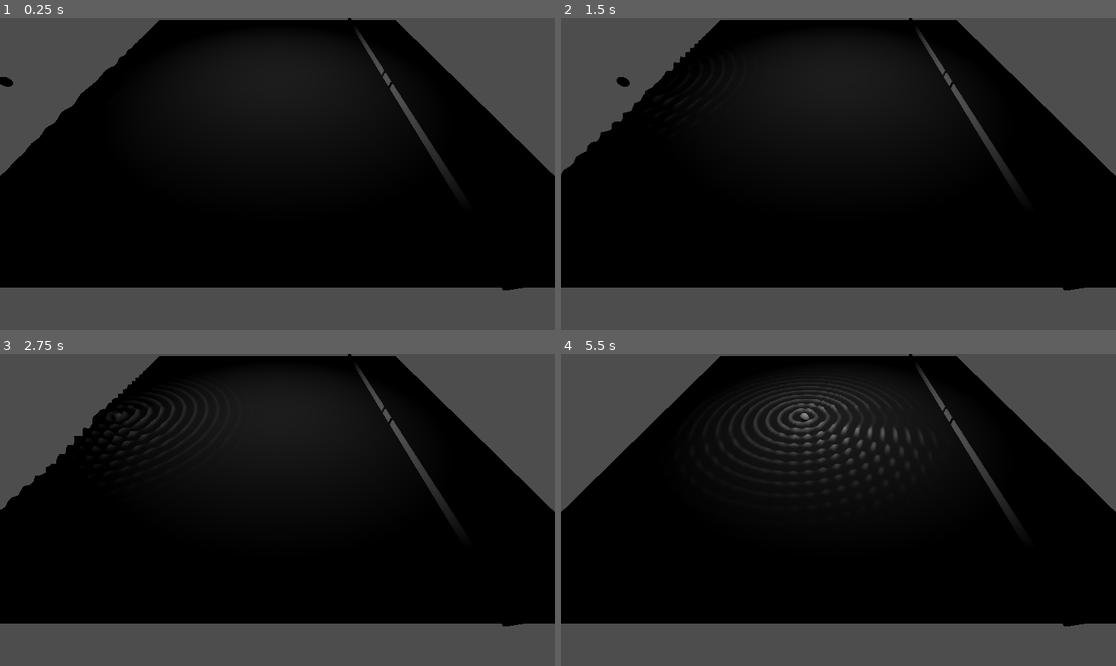
Above: before the commit, frames 1-4 (two rows, left to right).
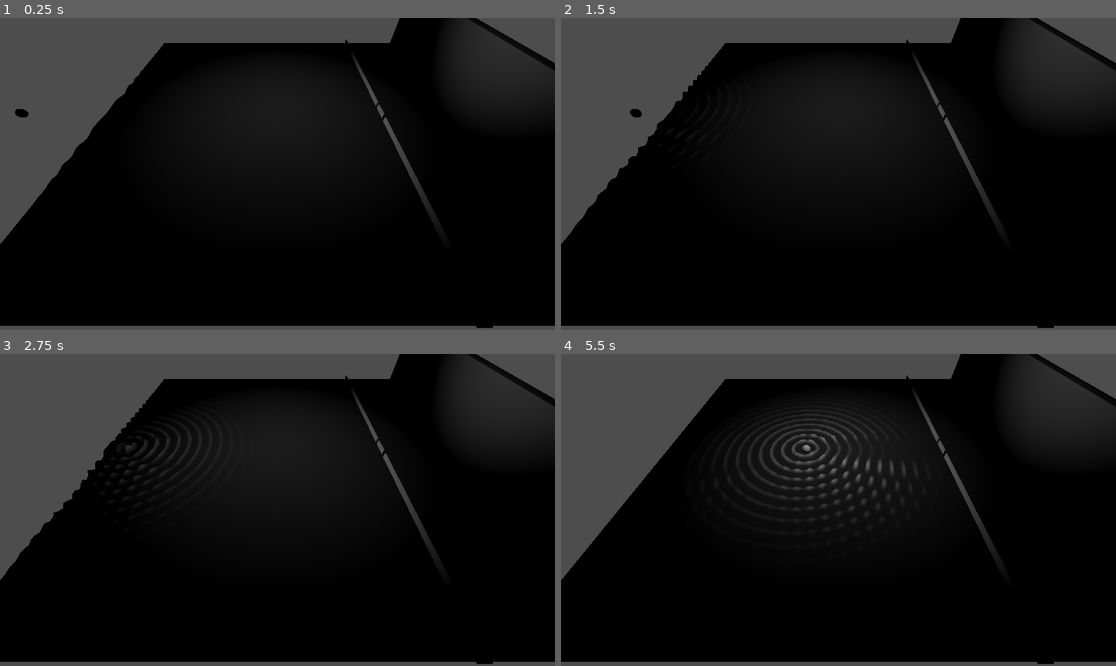
Above: after the commit, the same moments.

Repository: Techno3d/QuantumFinal
Game: Godot game, scene res://DoubleSlit/PWDoubleSlit.tscn
Two runs of this game, one before a commit and one after it. Both use one fixed random seed, a clock stepped at 60 frames per second and the inputs below.
Inputs:
- Up to frame 1 (0.25 s): no input
- Up to frame 2 (1.5 s): tap C (Close Box) at 0.6 s; tap O (Open Box) at 1.35 s
- Up to frame 3 (2.75 s): tap C (Close Box) at 2.1 s
- Up to frame 4 (5.5 s): tap O (Open Box) at 2.85, 4.35 s; tap C (Close Box) at 3.6, 5.1 s

The runs differ from the first frame. In frame 1, 27% of the frame differs, in the area x 0-100%, y 0-100%; in frame 2, 27%; in frame 3, 28%; in frame 4, 30%.

Commit message:
more pw

Diff:
--- a/DoubleSlit/CopenhagenDoubleSlit.tscn
+++ b/DoubleSlit/CopenhagenDoubleSlit.tscn
@@ -27,6 +27,7 @@
 [sub_resource type="BoxMesh" id="BoxMesh_a7le2"]
 
 [sub_resource type="BoxMesh" id="BoxMesh_qcf3r"]
+size = Vector3(40.0647, 7.67986, 0.9985)
 
 [node name="Node3D" type="Node3D"]
 script = ExtResource("1_imfc4")
--- a/DoubleSlit/PWDoubleSlit.tscn
+++ b/DoubleSlit/PWDoubleSlit.tscn
@@ -1,8 +1,9 @@
-[gd_scene load_steps=8 format=3 uid="uid://bnatyf8845olp"]
+[gd_scene load_steps=12 format=3 uid="uid://bnatyf8845olp"]
 
 [ext_resource type="Shader" uid="uid://uxrybb8vvocw" path="res://shaders/plane_waves.gdshader" id="1_jxgr0"]
 [ext_resource type="Script" uid="uid://d1glw7jm7wbcn" path="res://DoubleSlit/Scripts/plane.gd" id="2_lh1gt"]
 [ext_resource type="Script" uid="uid://uaxiqy4l17hs" path="res://DoubleSlit/Scripts/Move.gd" id="3_s3gby"]
+[ext_resource type="Script" uid="uid://ramq2bjmld56" path="res://DoubleSlit/Scripts/PWScreen.gd" id="4_vm8iq"]
 
 [sub_resource type="QuadMesh" id="QuadMesh_pxd2j"]
 size = Vector2(40, 40)
@@ -18,7 +19,16 @@
 
 [sub_resource type="SphereMesh" id="SphereMesh_y48nb"]
 
+[sub_resource type="SphereShape3D" id="SphereShape3D_jxm5u"]
+radius = 0.501204
+
 [sub_resource type="BoxMesh" id="BoxMesh_jxm5u"]
+
+[sub_resource type="BoxMesh" id="BoxMesh_qcf3r"]
+size = Vector3(40.0647, 7.67986, 0.9985)
+
+[sub_resource type="BoxShape3D" id="BoxShape3D_vm8iq"]
+size = Vector3(1, 8.58014, 40.0308)
 
 [node name="Node3D" type="Node3D"]
 
@@ -27,13 +37,18 @@
 surface_material_override/0 = SubResource("ShaderMaterial_dfm8a")
 script = ExtResource("2_lh1gt")
 
-[node name="Particle" type="MeshInstance3D" parent="."]
+[node name="Particle" type="MeshInstance3D" parent="." groups=["Particles"]]
 transform = Transform3D(1, 0, 0, 0, 1, 0, 0, 0, 1, -31.2671, 0, 0)
 mesh = SubResource("SphereMesh_y48nb")
 script = ExtResource("3_s3gby")
 
+[node name="Area3D" type="Area3D" parent="Particle"]
+
+[node name="CollisionShape3D" type="CollisionShape3D" parent="Particle/Area3D"]
+shape = SubResource("SphereShape3D_jxm5u")
+
 [node name="Camera3D" type="Camera3D" parent="."]
-transform = Transform3D(1, 0, 0, 0, 0.602108, 0.798415, 0, -0.798415, 0.602108, 0, 11.797, 21.636)
+transform = Transform3D(1, 0, 0, 0, 0.602108, 0.798415, 0, -0.798415, 0.602108, 0, 14.7557, 20.0589)
 
 [node name="OmniLight3D" type="OmniLight3D" parent="."]
 transform = Transform3D(1, 0, 0, 0, 1, 0, 0, 0, 1, 0, 10.6293, 0)
@@ -51,3 +66,15 @@
 [node name="Barrier3" type="MeshInstance3D" parent="."]
 transform = Transform3D(0.143827, 0, 0, 0, 1, 0, 0, 0, 18.681, 12.009, 0, -10.749)
 mesh = SubResource("BoxMesh_jxm5u")
+
+[node name="PWScreen" type="MeshInstance3D" parent="."]
+transform = Transform3D(-4.37114e-08, 0, 1, 0, 1, 0, -1, 0, -4.37114e-08, 20.3506, 3.7372, 0)
+mesh = SubResource("BoxMesh_qcf3r")
+script = ExtResource("4_vm8iq")
+
+[node name="Area3D" type="Area3D" parent="PWScreen"]
+transform = Transform3D(-4.37114e-08, 0, -1, 0, 1, 0, 1, 0, -4.37114e-08, 0, 0, 0)
+
+[node name="CollisionShape3D" type="CollisionShape3D" parent="PWScreen/Area3D"]
+transform = Transform3D(1, 0, -2.62617e-11, 0, 1, 0, 2.62617e-11, 0, 1, 0, -0.479401, -0.00561523)
+shape = SubResource("BoxShape3D_vm8iq")
--- a/DoubleSlit/Scripts/Move.gd
+++ b/DoubleSlit/Scripts/Move.gd
@@ -1,3 +1,4 @@
+class_name Move
 extends MeshInstance3D
 
 var t: float = 0;
--- /dev/null
+++ b/DoubleSlit/Scripts/PWScreen.gd
@@ -0,0 +1,17 @@
+extends MeshInstance3D
+
+@onready var area_detector: Area3D = $Area3D
+
+var particle: PackedScene = preload("res://DoubleSlit/particle.tscn")
+
+func _ready():
+	area_detector.area_entered.connect(check_for_particle)
+
+func check_for_particle(area: Area3D):
+	if area.get_parent() is Move:
+		var pos = (area.get_parent() as Move).position
+		var child: Node3D = particle.instantiate()
+		child.position = pos + Vector3.UP/0.5
+		child.scale = Vector3.ONE*1.5
+		get_tree().root.add_child(child)
+		area.get_parent().queue_free()
--- a/DoubleSlit/Scripts/plane.gd
+++ b/DoubleSlit/Scripts/plane.gd
@@ -1,9 +1,12 @@
 extends MeshInstance3D
 
-@onready var particle: MeshInstance3D = $"../Particle"
 var stored_pos: Vector3;
 
 # Called every frame. 'delta' is the elapsed time since the previous frame.
 func _process(_delta):
-    stored_pos = particle.global_position
-    get_surface_override_material(0).set_shader_parameter("pos", stored_pos)
+	var particle: Move = get_tree().get_first_node_in_group("Particles")
+	if particle != null:
+		stored_pos = particle.global_position
+		get_surface_override_material(0).set_shader_parameter("pos", stored_pos)
+	else:
+		get_surface_override_material(0).set_shader_parameter("pos", Vector3(-40, 0, 0))
--- a/project.godot
+++ b/project.godot
@@ -35,3 +35,7 @@
 "events": [Object(InputEventKey,"resource_local_to_scene":false,"resource_name":"","device":-1,"window_id":0,"alt_press …(191 unchanged characters)…
 ]
 }
+
+[layer_names]
+
+3d_physics/layer_5="Particle"
Not shown: 1 places in DoubleSlit/CopenhagenDoubleSlit.tscn that only renumber resources
Not shown, added: DoubleSlit/Scripts/PWScreen.gd.uid
